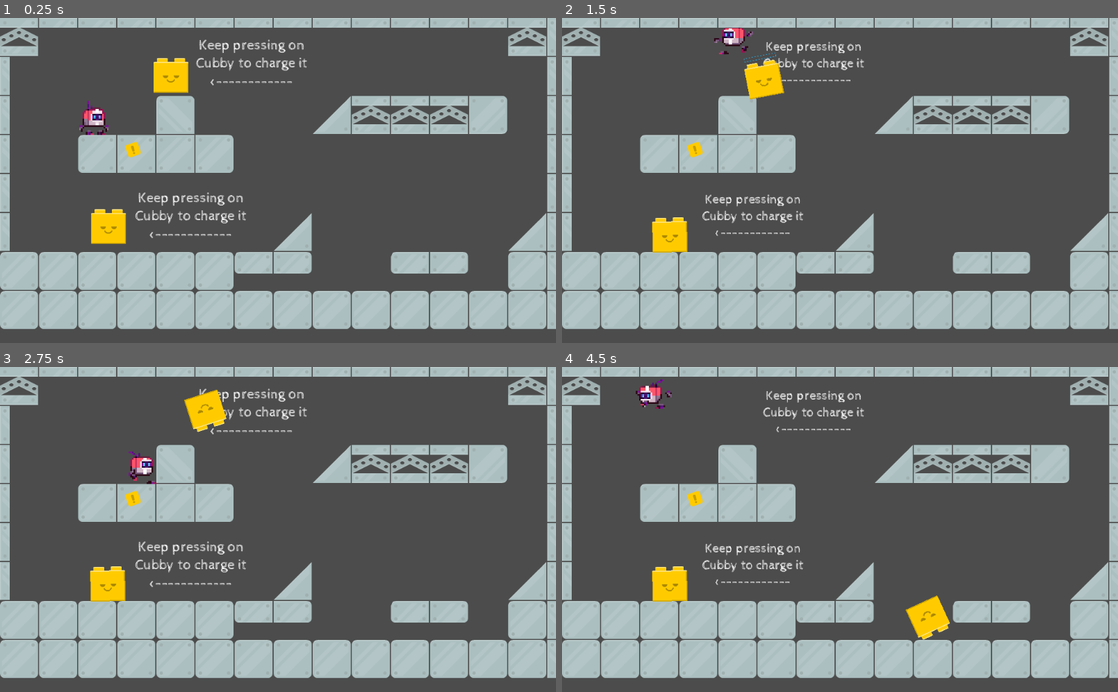
Above: before the commit, frames 1-4 (two rows, left to right).
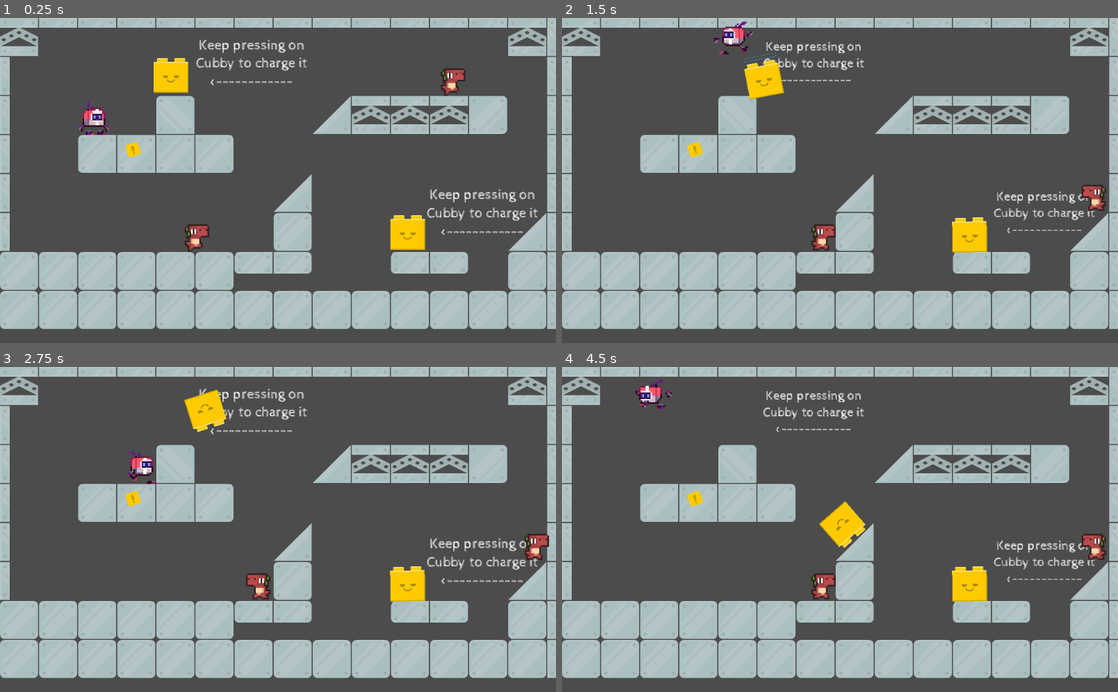
Above: after the commit, the same moments.

Repository: jjramos-dev/Brackeys2020-4
Game: Godot game, scene res://Levels/TestLevel/RafaTest.tscn
Same seed, same stepped clock (60 frames per second), same inputs: the game is played once before the commit and once after it. This scene is started directly instead of the project's main scene.
Inputs (mouse positions are in pixels of both pictures, inside the frame that each line leads up to):
- Up to frame 1 (0.25 s): no input
- Up to frame 2 (1.5 s): move the mouse to (673, 232) at 0.52 s; hold Right (right) 0.53-1.28 s; tap Space (jump) at 0.6, 0.77, 1.07, 1.35 s; click (673, 232) at 0.67 s; move the mouse to (751, 76) at 1.27 s; hold Left (left) from 1.28 s (still down); click (751, 76) at 1.42 s
- Up to frame 3 (2.75 s): tap Space (jump) at 1.52, 1.82, 2.1 s; move the mouse to (333, 458) at 2.02 s; release Left (left) at 2.03 s; hold Right (right) from 2.03 s (still down)
- Up to frame 4 (4.5 s): move the mouse to (812, 594) at 2.77 s; tap Space (jump) at 2.85, 3.02, 3.32, 3.6, 3.77, 4.07, 4.35 s; click (812, 594) at 2.92 s; move the mouse to (1006, 578) at 3.52 s; release Right (right) at 3.53 s; hold Left (left) from 3.53 s (still down); move the mouse to (673, 480) at 4.27 s

The runs differ from the first frame. In frame 1, 3.8% of the frame differs, in the area x 16-97%, y 15-73%; in frame 2, 3.7%; in frame 3, 3.8%; in frame 4, 5.0%, in the area x 16-98%, y 41-84%.

Commit message:
Added the basic enemy

Diff:
--- /dev/null
+++ b/Game/Enemy/enemy.gd
@@ -0,0 +1,60 @@
+extends KinematicBody2D
+class_name Enemy
+
+var velocity := Vector2.ZERO
+var speed := 150
+
+export var fall_mult := 2
+export var jump_height := 120
+var time_jump_apex := 0.4
+
+var gravity : float
+var jump_force : float
+
+# Called when the node enters the scene tree for the first time.
+func _ready() -> void:
+	$AnimationPlayer.play("run")
+
+func _physics_process(delta: float) -> void:
+	gravity = (2 * jump_height) / pow(time_jump_apex, 2)
+	jump_force = gravity * time_jump_apex
+
+	if velocity.y > 0:
+		velocity.y += gravity * delta * (fall_mult)
+	else:
+		velocity.y += gravity * delta
+
+	if $Sprite.flip_h:
+		velocity.x = -speed
+	else:
+		velocity.x = speed
+
+	#Condicion para idle
+	#	velocity.x = 0
+	#	$AnimationPlayer.play("idle")
+
+	#Condición para saltar
+		#velocity.y = -jump_force
+		#$AnimationPlayer.play("jump")
+	if is_on_wall():
+		change_direction()
+
+	if $RayCast2D.is_colliding() == false:
+		change_direction()
+	velocity = move_and_slide(velocity,Vector2.UP)
+
+func change_direction() -> void:
+	$Sprite.flip_h = not $Sprite.flip_h
+	$RayCast2D.position.x *= -1
+
+#Function to turn toward the enemy or the bullet
+func _on_proximity_detection_body_entered(body: Node) -> void:
+	if body is Player:
+	#if body is Player or body is Bullet:
+		print("Player or bullet entered")
+
+
+func _on_proximity_detection_body_exited(body: Node) -> void:
+	if body is Player:
+	#if body is Player or body is Bullet:
+		print("Player or bullet exited")
--- /dev/null
+++ b/Game/Enemy/enemy.tscn
@@ -0,0 +1,76 @@
+[gd_scene load_steps=7 format=2]
+
+[ext_resource path="res://Enemy/graphics/DinoSprites - mort.png" type="Texture" id=1]
+[ext_resource path="res://Enemy/enemy.gd" type="Script" id=2]
+
+[sub_resource type="RectangleShape2D" id=1]
+extents = Vector2( 24.6494, 26 )
+
+[sub_resource type="RectangleShape2D" id=2]
+extents = Vector2( 98.2819, 26.7467 )
+
+[sub_resource type="Animation" id=3]
+resource_name = "idle"
+length = 0.8
+loop = true
+tracks/0/type = "value"
+tracks/0/path = NodePath("Sprite:frame")
+tracks/0/interp = 1
+tracks/0/loop_wrap = true
+tracks/0/imported = false
+tracks/0/enabled = true
+tracks/0/keys = {
+"times": PoolRealArray( 0, 0.2, 0.4, 0.6 ),
+"transitions": PoolRealArray( 1, 1, 1, 1 ),
+"update": 1,
+"values": [ 0, 1, 2, 3 ]
+}
+
+[sub_resource type="Animation" id=4]
+resource_name = "run"
+length = 0.6
+loop = true
+tracks/0/type = "value"
+tracks/0/path = NodePath("Sprite:frame")
+tracks/0/interp = 1
+tracks/0/loop_wrap = true
+tracks/0/imported = false
+tracks/0/enabled = true
+tracks/0/keys = {
+"times": PoolRealArray( 0, 0.1, 0.2, 0.3, 0.4, 0.5 ),
+"transitions": PoolRealArray( 1, 1, 1, 1, 1, 1 ),
+"update": 1,
+"values": [ 4, 5, 6, 7, 8, 9 ]
+}
+
+[node name="enemy" type="KinematicBody2D"]
+script = ExtResource( 2 )
+
+[node name="CollisionShape2D" type="CollisionShape2D" parent="."]
+position = Vector2( -0.240921, 1.28513 )
+shape = SubResource( 1 )
+
+[node name="Sprite" type="Sprite" parent="."]
+scale = Vector2( 3, 3 )
+texture = ExtResource( 1 )
+hframes = 24
+frame = 8
+
+[node name="proximity_detection" type="Area2D" parent="."]
+
+[node name="CollisionShape2D" type="CollisionShape2D" parent="proximity_detection"]
+shape = SubResource( 2 )
+
+[node name="AnimationPlayer" type="AnimationPlayer" parent="."]
+anims/idle = SubResource( 3 )
+anims/run = SubResource( 4 )
+
+[node name="RayCast2D" type="RayCast2D" parent="."]
+position = Vector2( 16, 0 )
+enabled = true
+exclude_parent = false
+cast_to = Vector2( 0, 30 )
+collide_with_areas = true
+collide_with_bodies = false
+[connection signal="body_entered" from="proximity_detection" to="." method="_on_proximity_detection_body_entered"]
+[connection signal="body_exited" from="proximity_detection" to="." method="_on_proximity_detection_body_exited"]
--- a/Game/Levels/TestLevel/RafaTest.tscn
+++ b/Game/Levels/TestLevel/RafaTest.tscn
@@ -1,10 +1,11 @@
-[gd_scene load_steps=27 format=2]
+[gd_scene load_steps=28 format=2]
 
 [ext_resource path="res://Levels/TestLevel/Graphics/sheet.png" type="Texture" id=1]
 [ext_resource path="res://Puppets/PuppetGeneric/Puppet.tscn" type="PackedScene" id=2]
 [ext_resource path="res://gui/Hint.tscn" type="PackedScene" id=3]
 [ext_resource path="res://Puppets/PuppetGeneric/GUI.gd" type="Script" id=4]
 [ext_resource path="res://Player/player.tscn" type="PackedScene" id=5]
+[ext_resource path="res://Enemy/enemy.tscn" type="PackedScene" id=6]
 
 [sub_resource type="ConvexPolygonShape2D" id=1]
 points = PoolVector2Array( 70, 70, 0, 70, 0, 0, 70, 0 )
@@ -471,25 +472,31 @@
 
 [node name="TestLevel" type="Node2D"]
 
-[node name="player" parent="." instance=ExtResource( 5 )]
-position = Vector2( 175.988, 168.768 )
-
 [node name="Scene" type="Node" parent="."]
 
 [node name="TileMap" type="TileMap" parent="Scene"]
 tile_set = SubResource( 20 )
 cell_size = Vector2( 72, 72 )
 format = 1
-tile_data = PoolIntArray( 0, 1610612744, 0, 1, 18, 0, 2, 18, …(465 unchanged characters)… 741806, 0, 262144, -1073741806, 0, 262158, -1073741806, 0, 327680, -1073741806, 0, 327687, 14, 0, 327693, 14, 0, 327694, -1073741806, …(406 unchanged characters)…
+tile_data = PoolIntArray( 0, 1610612744, 0, 1, 18, 0, 2, 18, …(465 unchanged characters)… 741806, 0, 262144, -1073741806, 0, 262151, 14, 0, 262158, -1073741806, 0, 327680, -1073741806, 0, 327687, 0, 0, 327693, 14, 0, 327694, -1073741806, …(406 unchanged characters)…
 
 [node name="Player" type="Node" parent="."]
 
+[node name="player" parent="Player" instance=ExtResource( 5 )]
+position = Vector2( 175.988, 168.768 )
+
 [node name="Enemies" type="Node" parent="."]
 
+[node name="enemy" parent="Enemies" instance=ExtResource( 6 )]
+position = Vector2( 320.388, 398.004 )
+
+[node name="enemy2" parent="Enemies" instance=ExtResource( 6 )]
+position = Vector2( 792.397, 92.9578 )
+
 [node name="Machines" type="Node" parent="."]
 
 [node name="Puppet" parent="Machines" instance=ExtResource( 2 )]
-position = Vector2( 200, 382.349 )
+position = Vector2( 751.429, 393.179 )
 mass = 1.0
 physics_material_override = SubResource( 21 )
 
@@ -510,7 +517,7 @@
 position = Vector2( 464, 84.3491 )
 
 [node name="Hint2" parent="GUI" instance=ExtResource( 3 )]
-position = Vector2( 352, 366.349 )
+position = Vector2( 888.989, 360.934 )
 
 [node name="Timer" type="Timer" parent="GUI"]
 wait_time = 5.0
--- a/Game/Player/player.gd
+++ b/Game/Player/player.gd
@@ -1,4 +1,5 @@
 extends KinematicBody2D
+class_name Player
 
 var velocity := Vector2.ZERO
 var speed := 250
@@ -25,11 +26,11 @@
 	if Input.is_action_pressed("right"):
 		velocity.x = speed
 		$AnimationPlayer.play("run")
-		$Sprite.scale.x = 3
+		$Sprite.flip_h = false
 	elif Input.is_action_pressed("left"):
 		velocity.x = -speed
 		$AnimationPlayer.play("run")
-		$Sprite.scale.x = -3
+		$Sprite.flip_h = true
 	else:
 		velocity.x = 0
 		$AnimationPlayer.play("idle")
--- a/Game/project.godot
+++ b/Game/project.godot
@@ -8,9 +8,20 @@
 
 config_version=4
 
-_global_script_classes=[  ]
+_global_script_classes=[ {
+"base": "KinematicBody2D",
+"class": "Enemy",
+"language": "GDScript",
+"path": "res://Enemy/enemy.gd"
+}, {
+"base": "KinematicBody2D",
+"class": "Player",
+"language": "GDScript",
+"path": "res://Player/player.gd"
+} ]
 _global_script_class_icons={
-
+"Enemy": "",
+"Player": ""
 }
 
 [application]
Binary file added: Game/Enemy/graphics/DinoSprites - mort.png
Not shown, added: Game/Enemy/graphics/DinoSprites - mort.png.import
